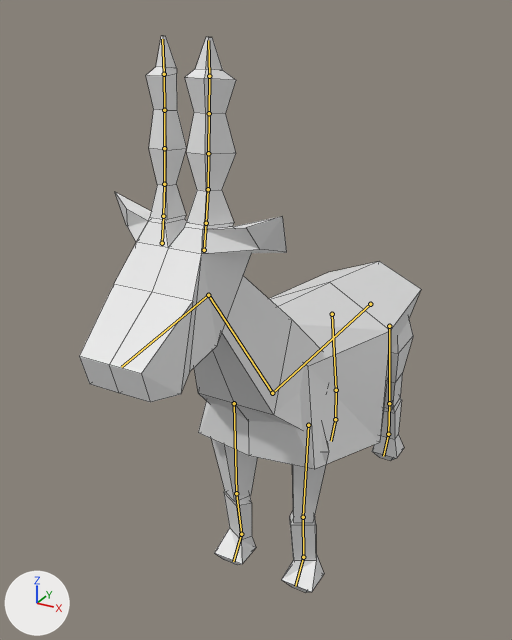
The Blender file goat_rigged_mesh.blend: old version first, new version second.
Before and after are seen from a camera (50 mm lens) standing at (0.634, -1.5, 1.285) and looking at (-0.088, -0.187, 0.628). Arrows for +X, +Y and +Z are at lower left; the lights stay in place. The bones that bend it are drawn over the model as lines. Mesh edges are drawn as thin lines.
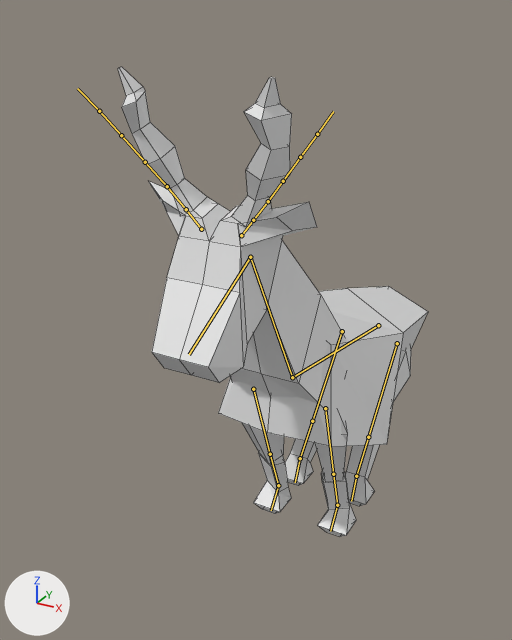
The newer file adds an action. The first version stands in its rest pose; the second is drawn at frame 0 of the action 'pole_stand_loop'.

Where the change shows, as pixel boxes (x1, y1, x2, y2) in the pictures (512 x 640 px):
'Cube', posed (9% narrower, 16% shorter)
    before: (79, 36, 421, 593)
    after: (118, 67, 428, 537)
bone 'body', root to tip
    before: (370, 304) to (272, 393)
    after: (378, 325) to (292, 377)
bone 'head', root to tip
    before: (208, 295) to (121, 367)
    after: (250, 257) to (189, 354)
bone 'horn1.l', root to tip
    before: (204, 250) to (206, 223)
    after: (241, 235) to (253, 220)
bone 'horn1.r', root to tip
    before: (162, 243) to (163, 216)
    after: (201, 229) to (186, 209)

The change in detail:
Bone 'body' (bone_body) moves from (0.0, 0.0, 0.0) to (0.0, -0.093, 0.103).
Bone 'body' (bone_body) turns from (0, 0, 0) to (-9, 0, 0) degrees about its own x, y and z.
Bone 'head' (bone_head) turns from (0, 0, 0) to (29, -1, 2) degrees about its own x, y and z.
Bone 'horn1.l' (bone_horn1_l) turns from (0, 0, 0) to (2, -6, -40) degrees about its own x, y and z.
Bone 'horn1.r' (bone_horn1_r) turns from (0, 0, 0) to (2, 6, 38) degrees about its own x, y and z.
Bone 'ikarmtarget.l' (bone_ikarmtarget_l) moves from (0.0, 0.0, 0.0) to (-0.057, 0.231, 0.001).
Bone 'iklegtarget.l' (bone_iklegtarget_l) moves from (0.0, 0.0, 0.0) to (-0.002, -0.335, -0.057).
Bone 'ikarmtarget.r' (bone_ikarmtarget_r) moves from (0.0, 0.0, 0.0) to (0.057, 0.231, 0.001).
Bone 'iklegtarget.r' (bone_iklegtarget_r) moves from (0.0, 0.0, 0.0) to (0.002, -0.335, -0.057).
